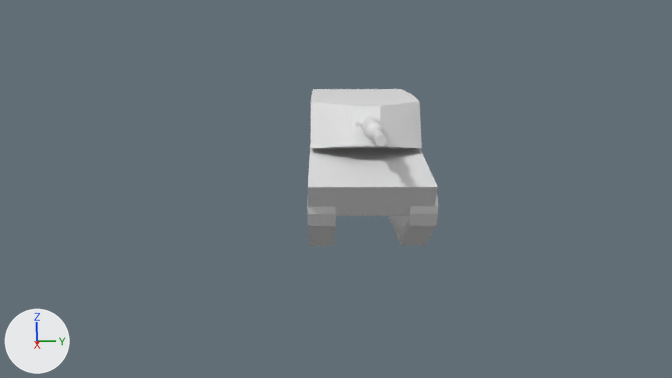
What one commit did to the Blender file Modeling/M1A1/BaseM1A1.blend.
Before and after are seen from the file's camera 'Camera.001'. Lighting does not change. The marker at lower left points along +X, +Y and +Z.

Objects in the first picture: 'Gun', 'Hull', 'Left Track', 'Right Track', 'Turret'.
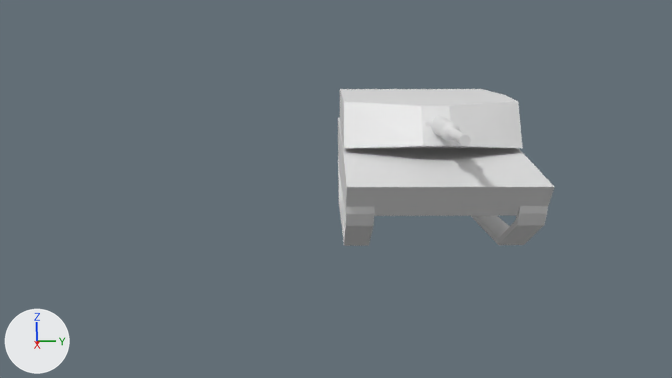
Location of each change, [x1, y1, x2, y2] in pixels of the pictures (672 x 378 px):
'Hull', reshaped, moved: before [308, 144, 438, 216]; after [338, 118, 554, 216]
'Turret', reshaped, moved (64% wider): before [311, 89, 422, 148]; after [340, 89, 523, 148]
'Left Track', moved: before [389, 196, 438, 245]; after [471, 206, 548, 245]
'Right Track', moved: before [307, 204, 336, 246]; after [338, 144, 374, 246]
'Gun', moved: before [361, 116, 387, 146]; after [431, 116, 471, 146]

The change, as a diff of the scene's bpy script:
```diff
--- a/Modeling/M1A1/BaseM1A1.blend.py
+++ b/Modeling/M1A1/BaseM1A1.blend.py
@@ me_plane @@
 me_plane.from_pydata(...)  # 26 vertices, 16 faces; spans x -1.0..1.65, y 0.01..1.0, z -0.4..0.05
 # used by ob_turret; location = (-0.782, -1.072, 0.864)
+# me_plane part 1: all 22 vertices in x -1.0..1.29, y 0.01..1.0, z -0.4..0.05 are scaled about their middle by (1, 1.61, 1)
@@ me_hullbase @@
 # used by ob_hull; location = (-3.603, 0.932, -0.455)
-me_hullbase.from_pydata(...)  # 22 vertices, 13 faces; spans x 1.0..5.29, y -2.0..-1.0, z 0.45..1.0
+me_hullbase.from_pydata(...)  # 22 vertices, 13 faces; spans x 1.0..5.29, y -2.3..-0.7, z 0.45..1.0
+# me_hullbase part 2: 18 of the vertices in x 1.0..5.29, y -2.0..-1.0, z 0.45..1.0 are scaled about their middle by (1, 1.6, 1)
@@ ob_turret @@
 ob_turret = bpy.data.objects.new('Turret', me_plane)
-ob_turret.location = (-0.782, -1.072, 0.864)
+ob_turret.location = (-0.782, -0.472, 0.864)
@@ ob_left_track @@
 ob_left_track = bpy.data.objects.new('Left Track', me_plane_001)
-ob_left_track.location = (0.038, 0.738, -0.389)
+ob_left_track.location = (0.038, 1.606, -0.389)
@@ ob_right_track @@
 ob_right_track = bpy.data.objects.new('Right Track', me_plane_002)
-ob_right_track.location = (0.038, -0.073, -0.389)
+ob_right_track.location = (0.038, 0.233, -0.389)
@@ ob_hull @@
 ob_hull = bpy.data.objects.new('Hull', me_hullbase)
-ob_hull.location = (-3.603, 0.932, -0.455)
+ob_hull.location = (-3.603, 1.532, -0.455)
@@ ob_gun @@
 ob_gun = bpy.data.objects.new('Gun', me_cylinder)
-ob_gun.location = (0.733, -0.536, 0.681)
+ob_gun.location = (0.733, 0.064, 0.681)
 ob_gun.rotation_euler = (0.0, 1.572, 0.0)  # degrees (0, 90, 0)
```
